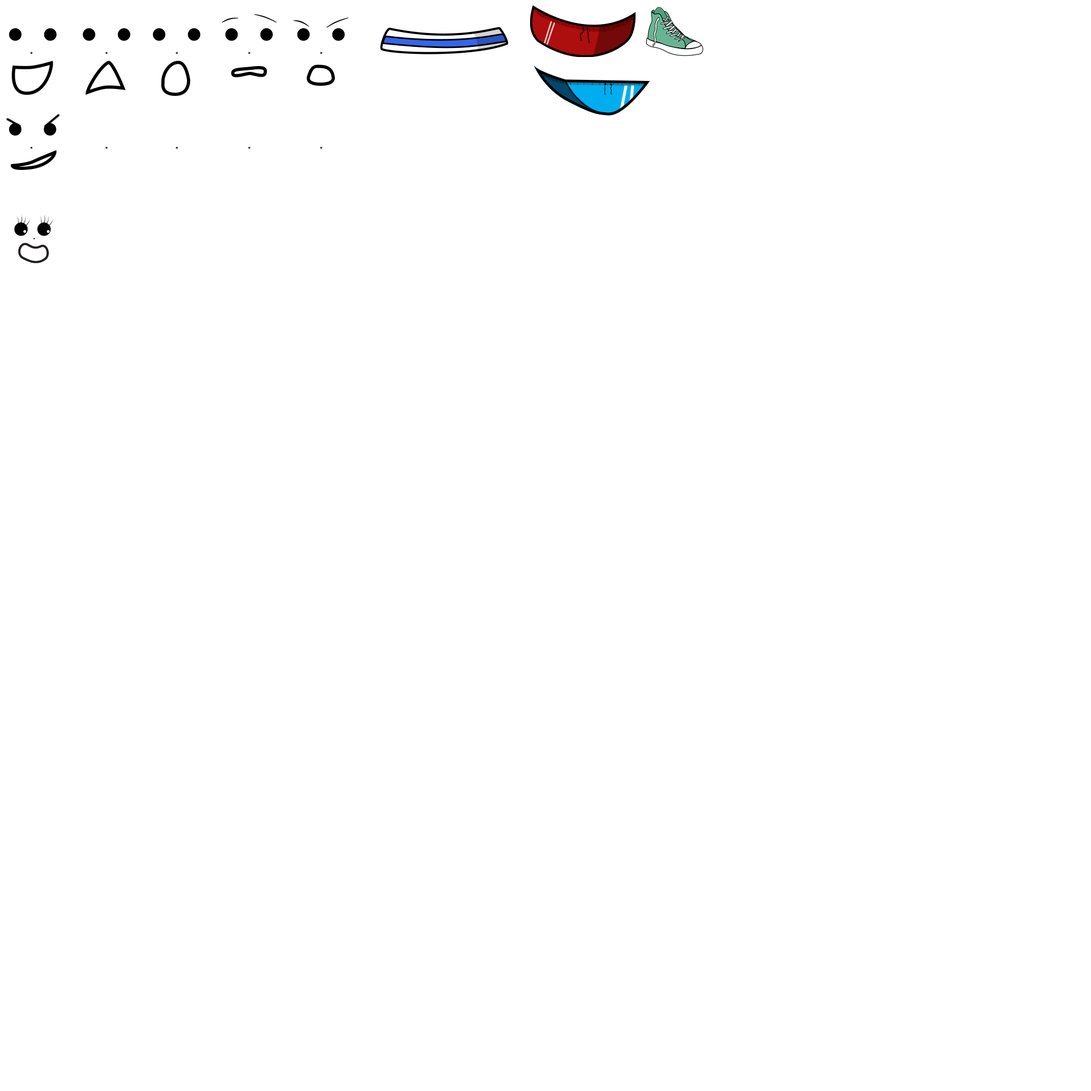
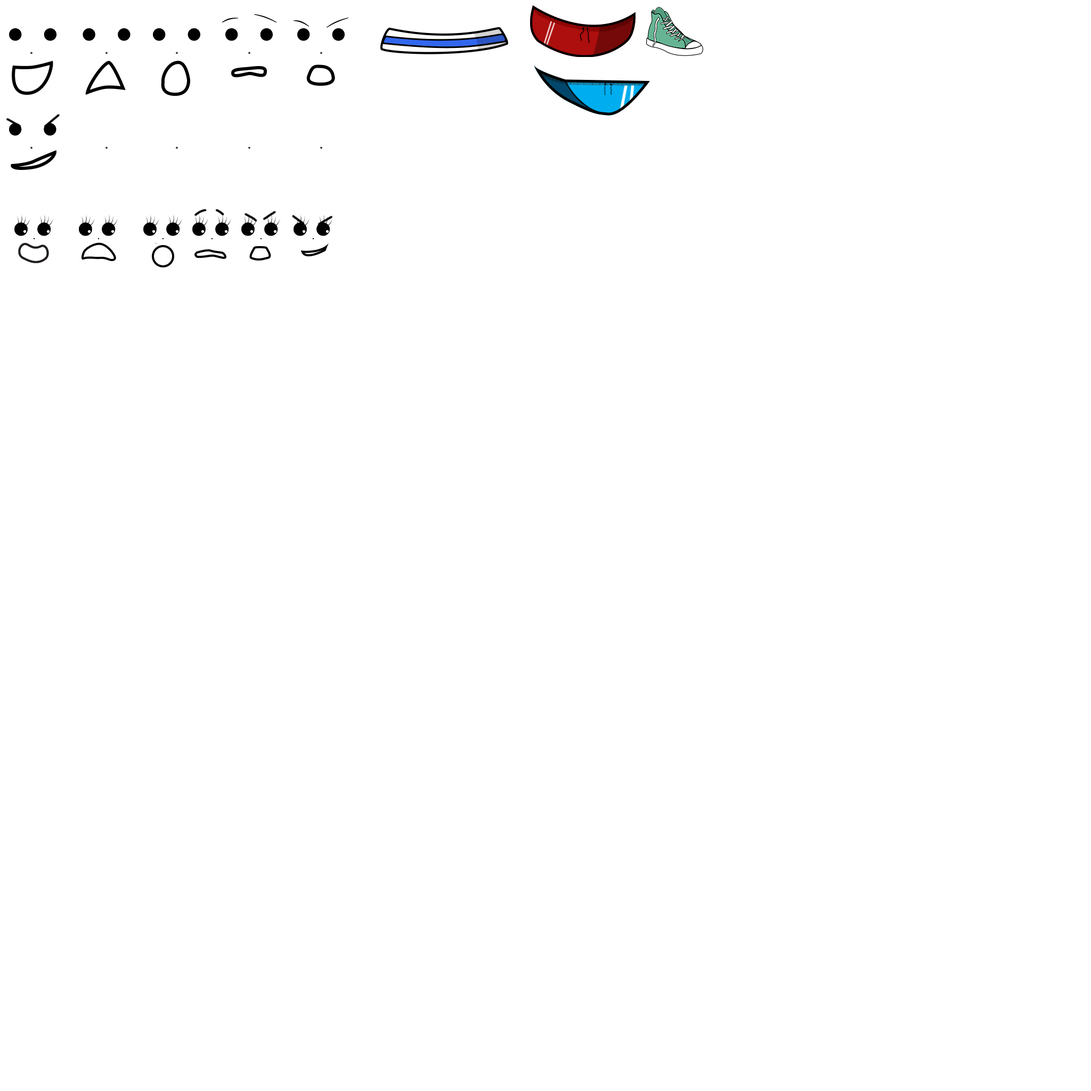
Layered file, before and after one edit (w=1091, h=1091). Changes by layer:
added layer "Fierce" (1st of 2, in "Kiwi Faces") in group "Kiwi Faces" over [left=292, top=214, right=334, bottom=240]
added layer "Shape 3" in group "Kiwi Faces" over [left=301, top=243, right=329, bottom=257]
added layer "Angry" (1st of 2, in "Kiwi Faces") in group "Kiwi Faces" over [left=193, top=208, right=281, bottom=262]
added layer "Scared" (1st of 2, in "Kiwi Faces") in group "Kiwi Faces" over [left=192, top=214, right=232, bottom=260]
added layer "Surprise" (1st of 2, in "Kiwi Faces") in group "Kiwi Faces" over [left=143, top=214, right=183, bottom=268]
added layer "Sad" (1st of 2, in "Kiwi Faces") in group "Kiwi Faces" over [left=78, top=214, right=118, bottom=262]
